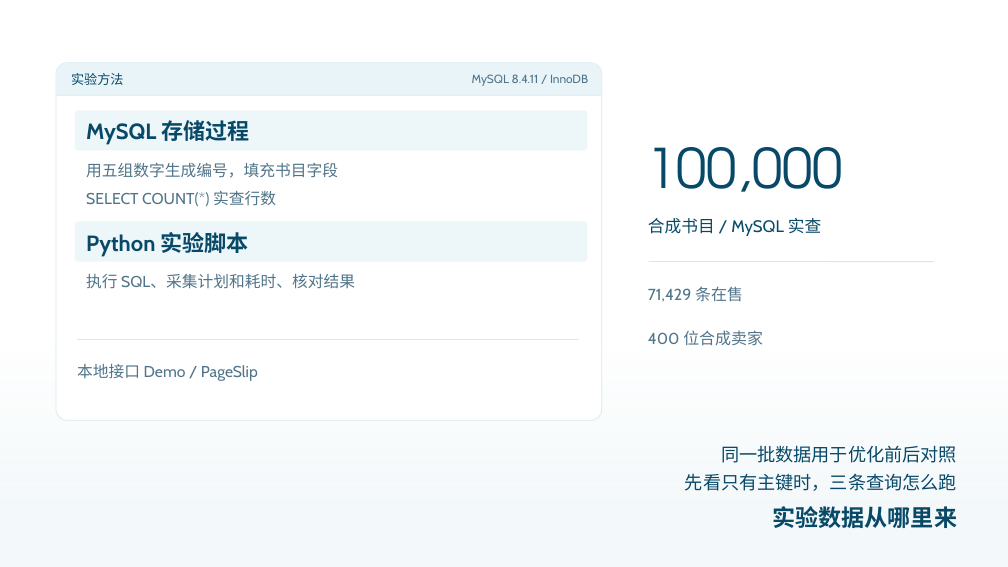
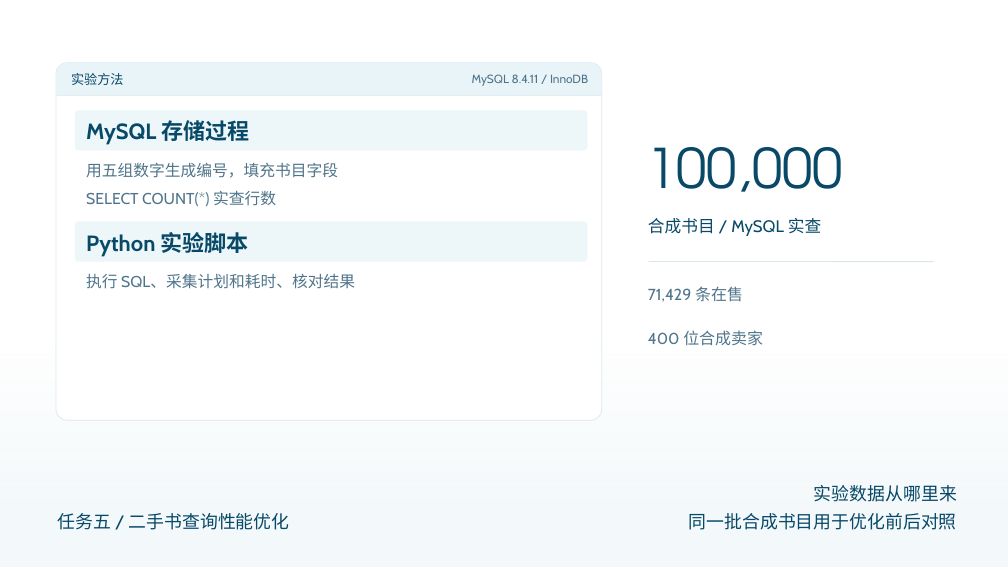
Before and after one commit to AurLemon/pageslip-demo, a slide deck: slide 2 of presentations/task-5-query-optimization.pptx. Drawn at 1008x567 pixels with LibreOffice and Linux fonts; fonts in the diff are those of the drawing. Boxes give left, top, right and bottom in pixels: in the first picture for what was removed or moved away, otherwise in the second. Text is boxed around its words. In the diff, an @@ line names an element or a change of style, - is before the commit and + after.

```diff
--- a/presentations/task-5-query-optimization.pptx
+++ b/presentations/task-5-query-optimization.pptx
@@ line removed from (77, 340) to (578, 340) @@
@@ text removed at [77,364,258,381] @@
-本地接口 Demo / PageSlip
@@ text removed at [685,473,957,491] @@
-先看只有主键时，三条查询怎么跑
@@ text "实验数据从哪里来": place and size @@
-text "实验数据从哪里来" at [773,506,957,528]
+text "实验数据从哪里来" at [814,485,957,502]
@@ text "实验数据从哪里来" at [814,485,957,502]: size 22 to 17 pt, bold off @@
@@ text added at [57,513,290,530], 17 pt, text #084968 @@
+任务五 / 二手书查询性能优化
@@ text at [689,513,957,530]: text changed; size 17.3 to 17 pt @@
-同一批数据用于优化前后对照
+同一批合成书目用于优化前后对照
```
Also in this commit, not shown: 17 other slides changed, 2 other files.
